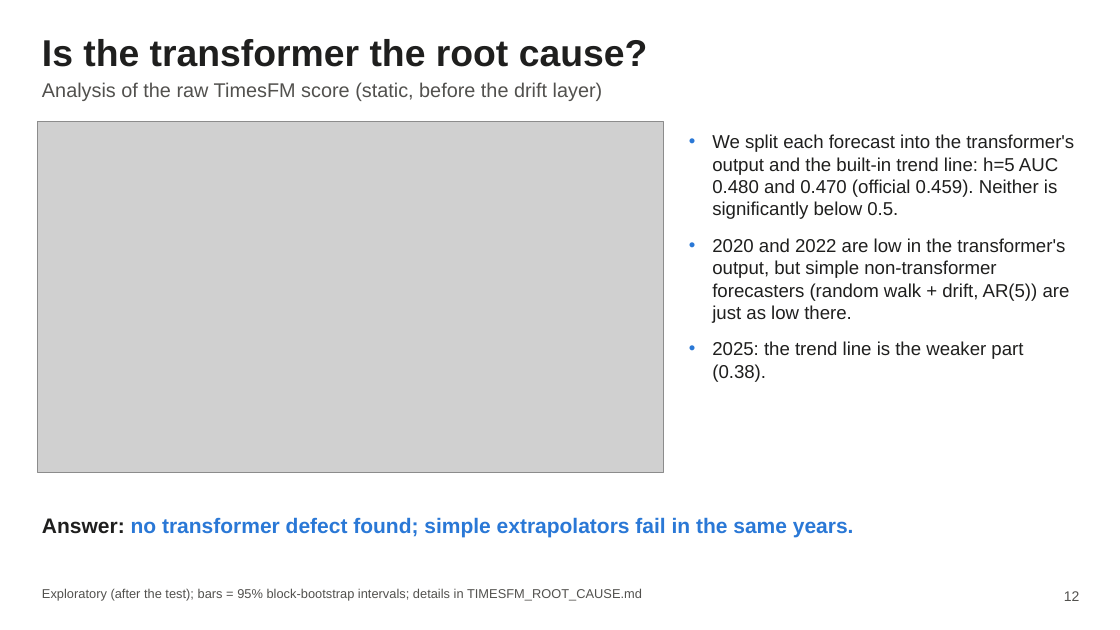
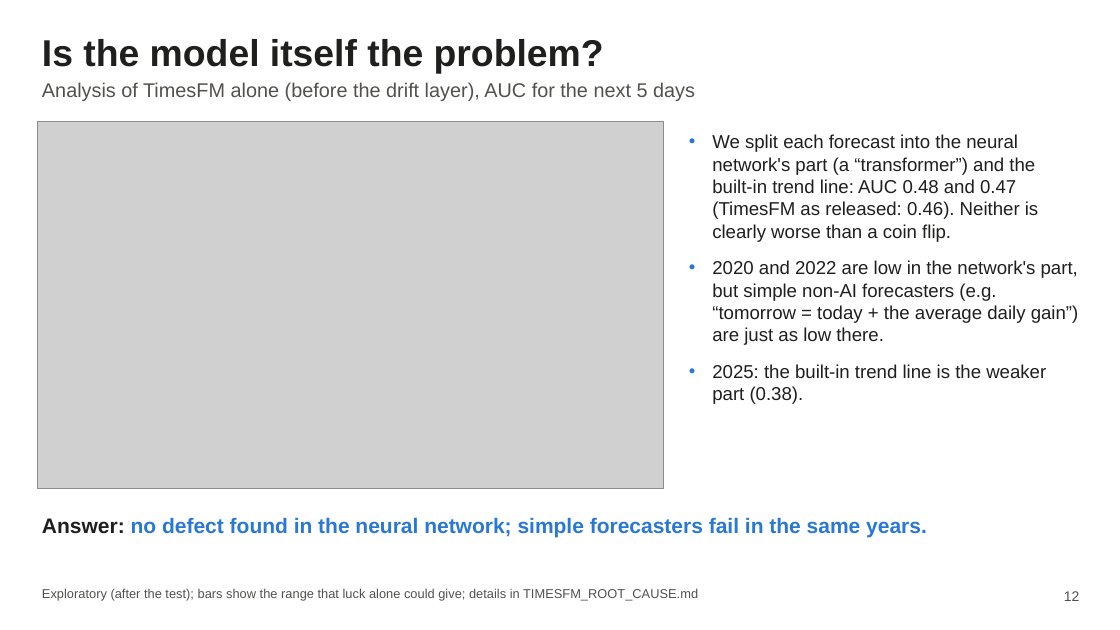
Before and after one commit to AmauryJayr/Predicting-SP500, a slide deck: slide 12 of timesfm3_experiment/slides/timesfm3_slides.pptx. Drawn at 1120x630 pixels with LibreOffice and Linux fonts; fonts in the diff are those of the drawing; grey boxes stand for pictures. Boxes give left, top, right and bottom in pixels: in the first picture for what was removed or moved away, otherwise in the second. Text is boxed around its words. In the diff, an @@ line names an element or a change of style, - is before the commit and + after.

```diff
--- a/timesfm3_experiment/slides/timesfm3_slides.pptx
+++ b/timesfm3_experiment/slides/timesfm3_slides.pptx
@@ text at (42,39,604,74): text changed @@
-Is the transformer the root cause?
+Is the model itself the problem?
@@ text at (42,82,695,101): text changed @@
-Analysis of the raw TimesFM score (static, before the drift layer)
+Analysis of TimesFM alone (before the drift layer), AUC for the next 5 days
@@ picture: place and size @@
-picture at (38,122,664,472)
+picture at (38,122,664,489)
@@ text at (712,134,1079,404): text changed @@
-• We split each forecast into the transformer's output and the built-in trend line: h=5 AUC 0.480 and 0.470 (official 0.459). Neither is significantly below 0.5.
-• 2020 and 2022 are low in the transformer's output, but simple non-transformer forecasters (random walk + drift, AR(5)) are just as low there.
-• 2025: the trend line is the weaker part (0.38).
+• We split each forecast into the neural network's part (a “transformer”) and the built-in trend line: AUC 0.48 and 0.47 (TimesFM as released: 0.46). Neither is clearly worse than a coin flip.
+• 2020 and 2022 are low in the network's part, but simple non-AI forecasters (e.g. “tomorrow = today + the average daily gain”) are just as low there.
+• 2025: the built-in trend line is the weaker part (0.38).
@@ text at (42,517,927,537): text changed @@
-Answer: no transformer defect found; simple extrapolators fail in the same years.
+Answer: no defect found in the neural network; simple forecasters fail in the same years.
@@ text at (42,588,698,601): text changed @@
-Exploratory (after the test); bars = 95% block-bootstrap intervals; details in TIMESFM_ROOT_CAUSE.md
+Exploratory (after the test); bars show the range that luck alone could give; details in TIMESFM_ROOT_CAUSE.md
```
Also in this commit, not shown: 16 other slides changed, 41 other files.
